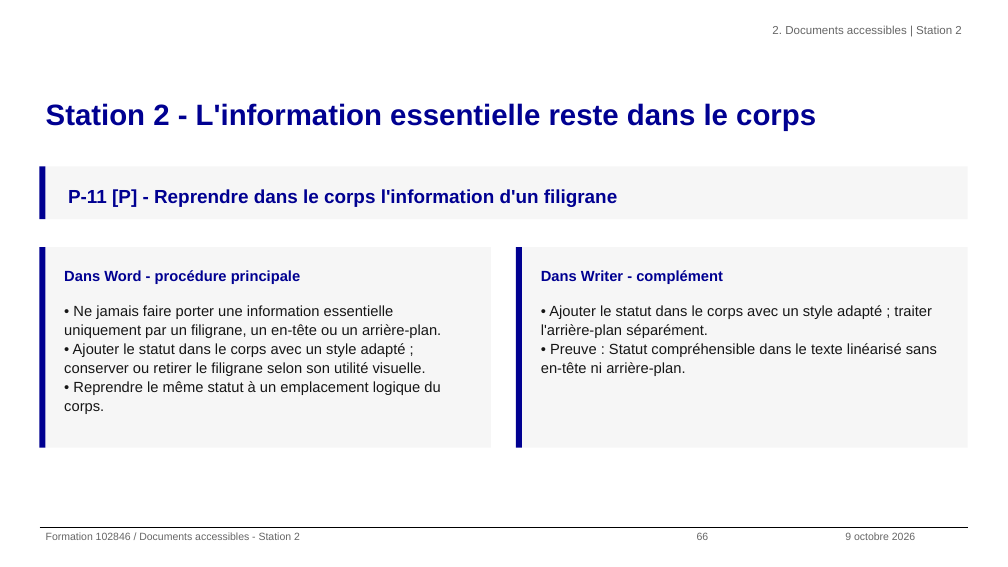
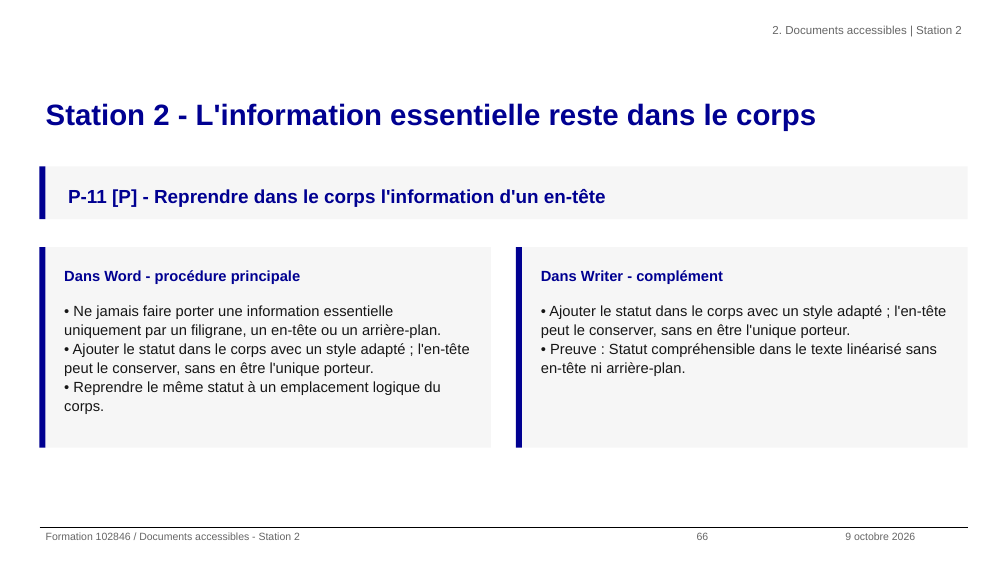
Before and after one commit to alexandra-guiderdoni/usine-fabrication-igpde-102846-ay11, a slide deck: slide 66 of livrables-IGPDE-2026-102846/Formateur/support-formation-102846-2026-IGPDE.pptx. Drawn at 1008x567 pixels with LibreOffice and Linux fonts; fonts in the diff are those of the drawing; background and template pictures are left out. Boxes give left, top, right and bottom in pixels: in the first picture for what was removed or moved away, otherwise in the second. Text is boxed around its words. In the diff, an @@ line names an element or a change of style, - is before the commit and + after.

Commit message:
TP Word : affiche en P-06, statut P-11 en en-tête
P-06 utilisait une icône d'enveloppe peu parlante. L'affiche des
20 ans de la loi handicap la remplace : son message fait partie de
l'image, l'alternative du corrigé le restitue. L'enveloppe reste
le pictogramme décoratif de P-08.

P-11 décrivait un filigrane retiré le 2 octobre pour lisibilité.
Le statut « Document confidentiel » est désormais porté par
l'en-tête des trois versions ; la matrice remplace « filigrane »
par « en-tête », d'où la mise à jour du commentaire, de la
checklist et de trois slides (deck régénéré en Arial). PRD et
ticket T04 tracent la décision.

```diff
--- a/livrables-IGPDE-2026-102846/Formateur/support-formation-102846-2026-IGPDE.pptx
+++ b/livrables-IGPDE-2026-102846/Formateur/support-formation-102846-2026-IGPDE.pptx
@@ text at (68,188,606,207): text changed @@
-P-11 [P] - Reprendre dans le corps l'information d'un filigrane
+P-11 [P] - Reprendre dans le corps l'information d'un en-tête
@@ text at (541,305,946,338): text changed @@
-• Ajouter le statut dans le corps avec un style adapté ; traiter l'arrière-plan séparément.
+• Ajouter le statut dans le corps avec un style adapté ; l'en-tête peut le conserver, sans en être l'unique porteur.
@@ text at (64,343,470,376): text changed @@
-• Ajouter le statut dans le corps avec un style adapté ; conserver ou retirer le filigrane selon son utilité visuelle.
+• Ajouter le statut dans le corps avec un style adapté ; l'en-tête peut le conserver, sans en être l'unique porteur.
```
Also in this commit, not shown: 2 other slides changed, 14 other files.
